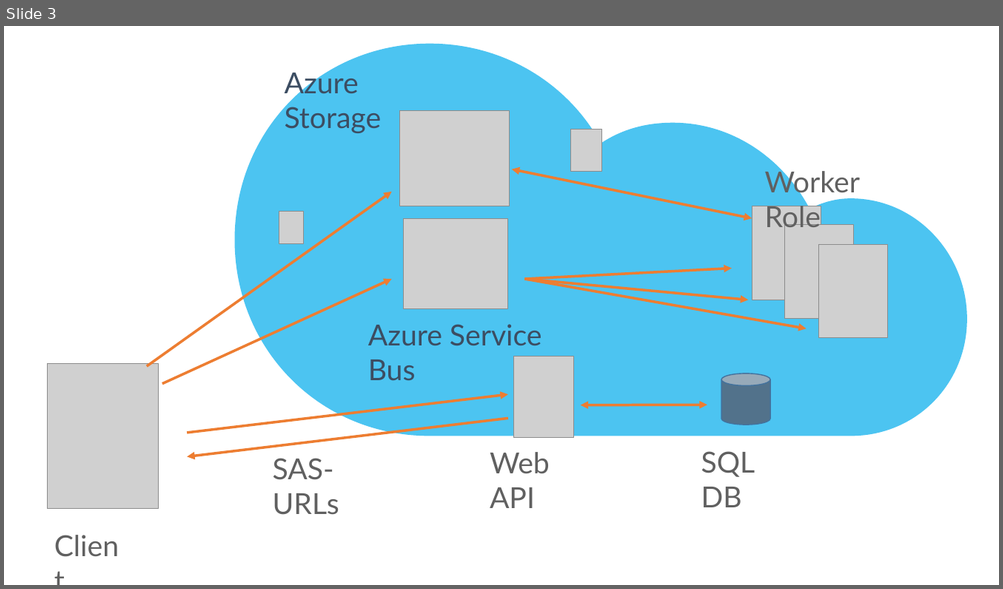
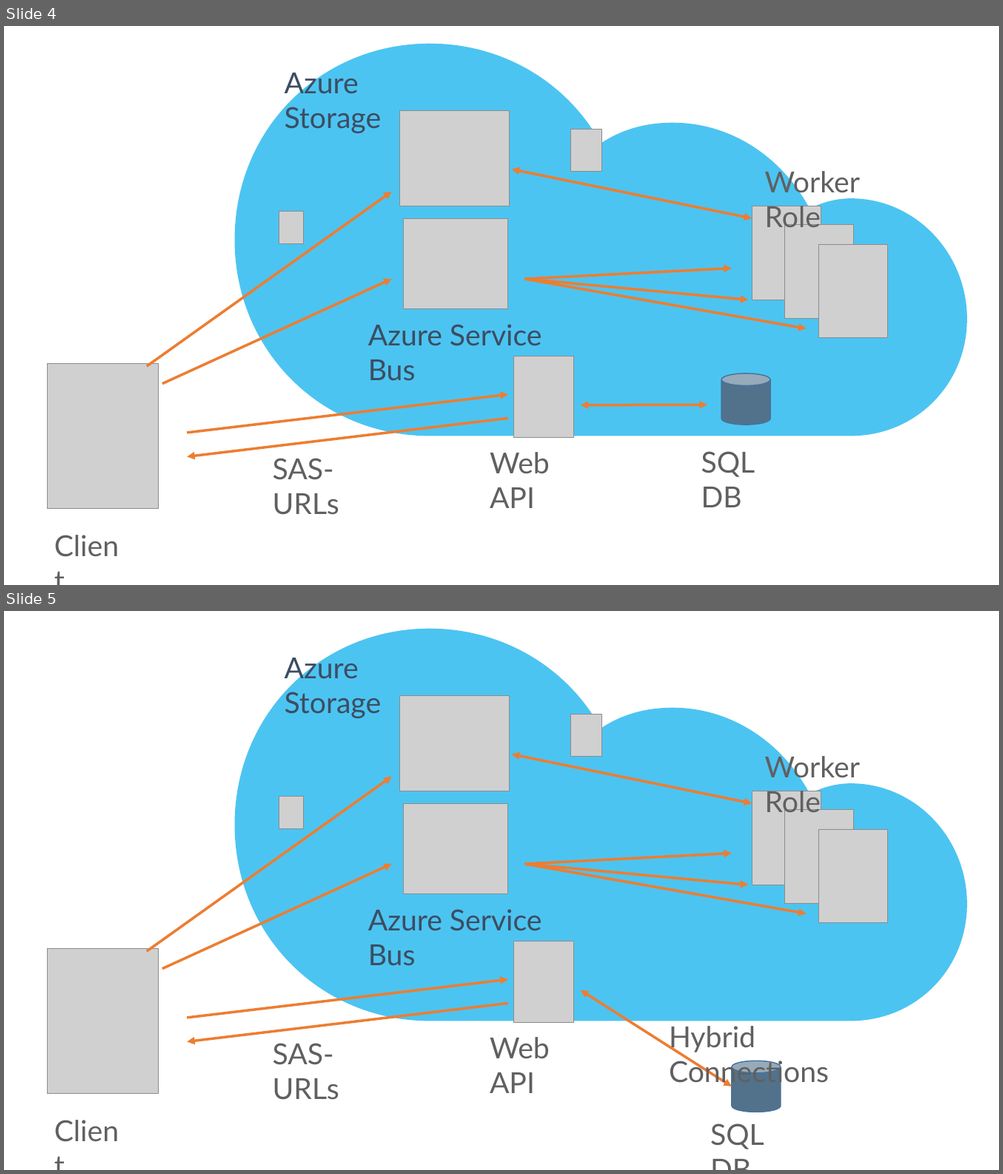
Before and after one commit to rolandkru/bbvAcademyAzure, a slide deck: labs/Graphics.pptx. Shown one above the other, each under a label of ours: slide 3 before the commit, slides 4 and 5 after it. The pictures are 1003x589 and 1003x1174 pixels, drawn with LibreOffice and Linux fonts; fonts in the diff are those of the drawing; grey boxes stand for pictures. Boxes give left, top, right and bottom in pixels: in the first picture for what was removed or moved away, otherwise in the second. Text is boxed around its words. In the diff, an @@ line names an element or a change of style, - is before the commit and + after.

```diff
--- a/labs/Graphics.pptx
+++ b/labs/Graphics.pptx
@@ slide 5 added at (x1=4, y1=611, x2=999, y2=1170), background #FFFFFF @@
@@ freeform shape added at (x1=235, y1=629, x2=967, y2=1022), fill #00ABEC at 70% opacity @@
@@ text added at (x1=284, y1=653, x2=381, y2=718), 28 pt, text #3C4D62 @@
+Azure Storage
@@ picture added at (x1=399, y1=695, x2=509, y2=792) @@
@@ picture added at (x1=570, y1=715, x2=602, y2=757) @@
@@ double arrow added from (512, 755) to (751, 803), #ED7D31 2.5 pt @@
@@ text added at (x1=765, y1=752, x2=859, y2=818), 28 pt, text #606060 @@
+Worker Role
@@ arrow added from (147, 951) to (392, 777), #ED7D31 2.5 pt @@
@@ picture added at (x1=279, y1=797, x2=304, y2=829) @@
@@ picture added at (x1=403, y1=803, x2=508, y2=894) @@
@@ picture added at (x1=751, y1=792, x2=821, y2=886) @@
@@ picture added at (x1=785, y1=810, x2=854, y2=904) @@
@@ picture added at (x1=819, y1=829, x2=888, y2=923) @@
@@ arrow added from (525, 864) to (731, 854), #ED7D31 2.5 pt @@
@@ arrow added from (162, 969) to (392, 864), #ED7D31 2.5 pt @@
@@ arrow added from (525, 864) to (806, 914), #ED7D31 2.5 pt @@
@@ arrow added from (525, 864) to (748, 885), #ED7D31 2.5 pt @@
@@ text added at (x1=368, y1=909, x2=542, y2=966), 28 pt, text #3C4D62 @@
+Azure Service Bus
@@ picture added at (x1=514, y1=942, x2=573, y2=1022) @@
@@ picture added at (x1=47, y1=949, x2=159, y2=1094) @@
@@ arrow added from (187, 1019) to (509, 980), #ED7D31 2.5 pt @@
@@ arrow added from (509, 1003) to (187, 1042), #ED7D31 2.5 pt @@
@@ double arrow added from (580, 991) to (731, 1087), #ED7D31 2.5 pt @@
@@ text added at (x1=669, y1=1026, x2=828, y2=1088), 28 pt, text #606060 @@
+Hybrid Connections
@@ text added at (x1=273, y1=1043, x2=339, y2=1100), 28 pt, text #606060 @@
+SAS-URLs
@@ text added at (x1=489, y1=1037, x2=549, y2=1093), 28 pt, text #606060 @@
+Web API
@@ cylinder added at (x1=731, y1=1061, x2=781, y2=1113), fill #52728B, outline #43739E 1 pt @@
@@ text added at (x1=46, y1=1110, x2=131, y2=1152), 28 pt, text #606060 @@
+Client
@@ text added at (x1=710, y1=1124, x2=764, y2=1150), 28 pt, text #606060 @@
+SQL DB
@@ what was slide 3 is now slide 4 @@
```
Also in this commit, not shown: 3 other slides added, 20 other files.
